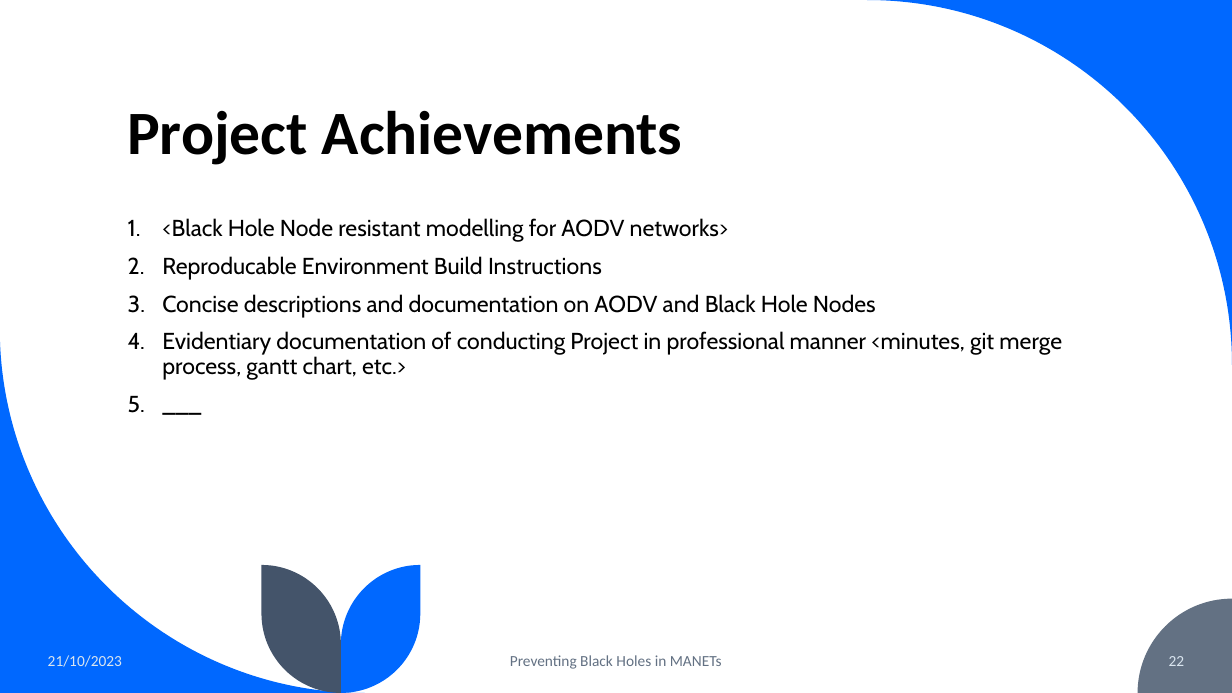
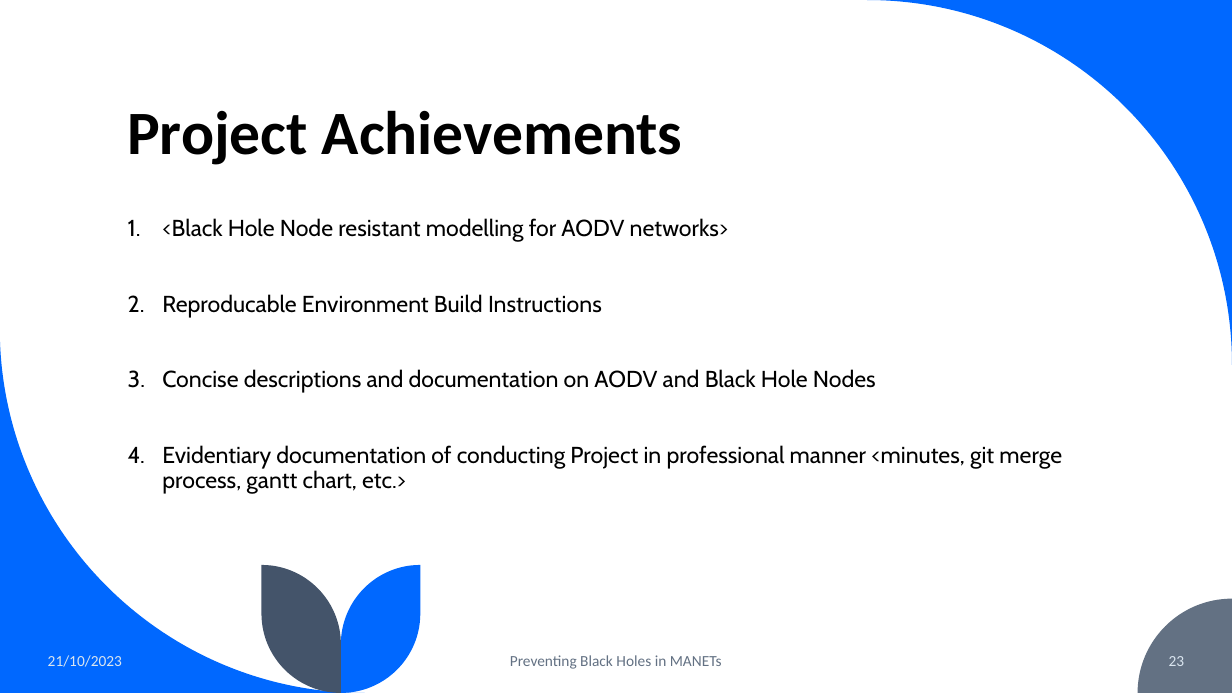
Before and after one commit to capstone11522manet/Manet11522-23-16, a slide deck: slide 23 of Presentation/Presentation.pptx (slide 22 before the commit). Drawn at 1232x693 pixels with LibreOffice and Linux fonts; fonts in the diff are those of the drawing. Boxes give left, top, right and bottom in pixels: in the first picture for what was removed or moved away, otherwise in the second. Text is boxed around its words. In the diff, an @@ line names an element or a change of style, - is before the commit and + after.

```diff
--- a/Presentation/Presentation.pptx
+++ b/Presentation/Presentation.pptx
@@ text at (162,218,1062,494): paragraph removed @@
-5. ___
@@ page number at (1169,656,1185,666): text changed @@
-22
+23
```
Also in this commit, not shown: 8 other slides changed, 1 slide added.
